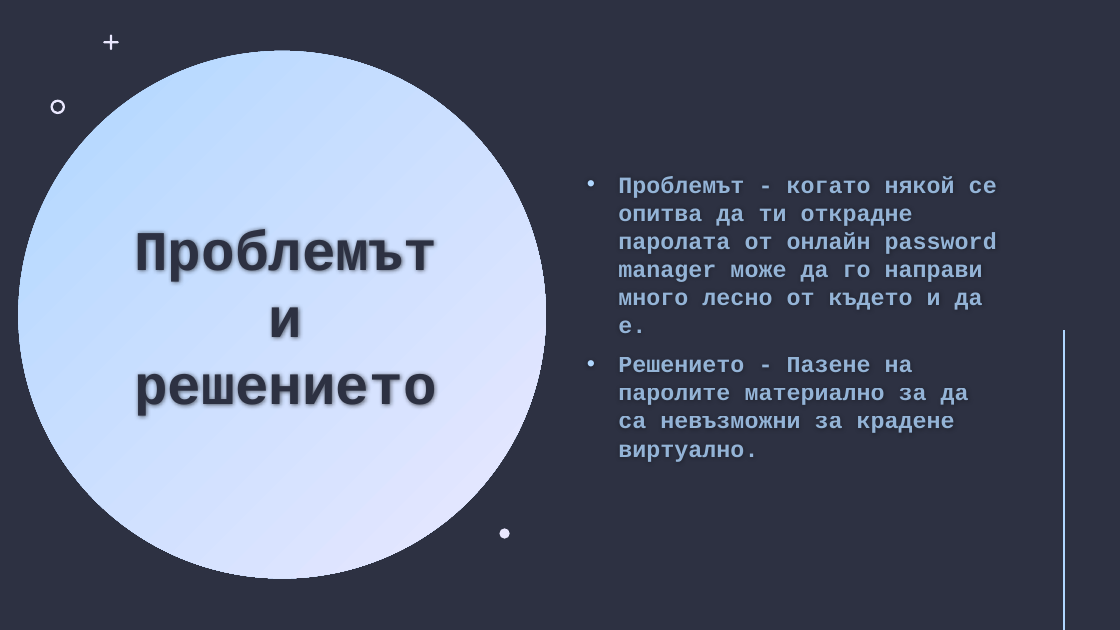
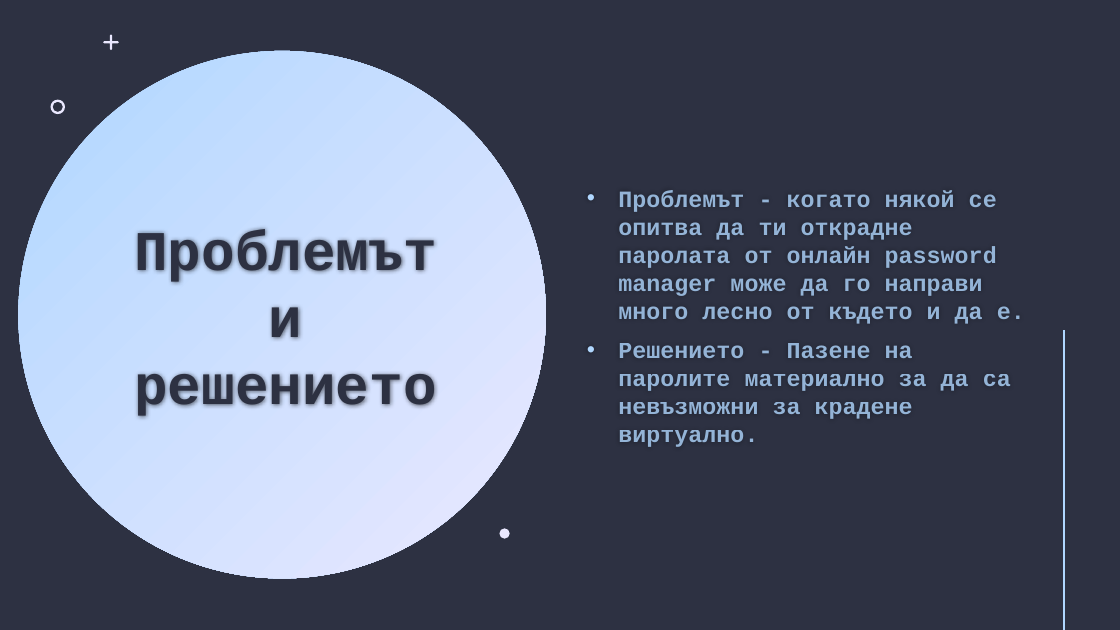
Before and after one commit to Ivailo2707/APM, a slide deck: slide 3 of presentation/APM_404Not_Found.pptx. Drawn at 1120x630 pixels with LibreOffice and Linux fonts; fonts in the diff are those of the drawing; background and template pictures are left out. Boxes give left, top, right and bottom in pixels: in the first picture for what was removed or moved away, otherwise in the second. Text is boxed around its words. In the diff, an @@ line names an element or a change of style, - is before the commit and + after.

Commit message:
Presentation Fix

```diff
--- a/presentation/APM_404Not_Found.pptx
+++ b/presentation/APM_404Not_Found.pptx
@@ text "Проблемът - когато някой се ..." rewrapped from [618,176,997,462] to [618,190,1025,447] @@
```
Also in this commit, not shown: 1 other slide changed.
